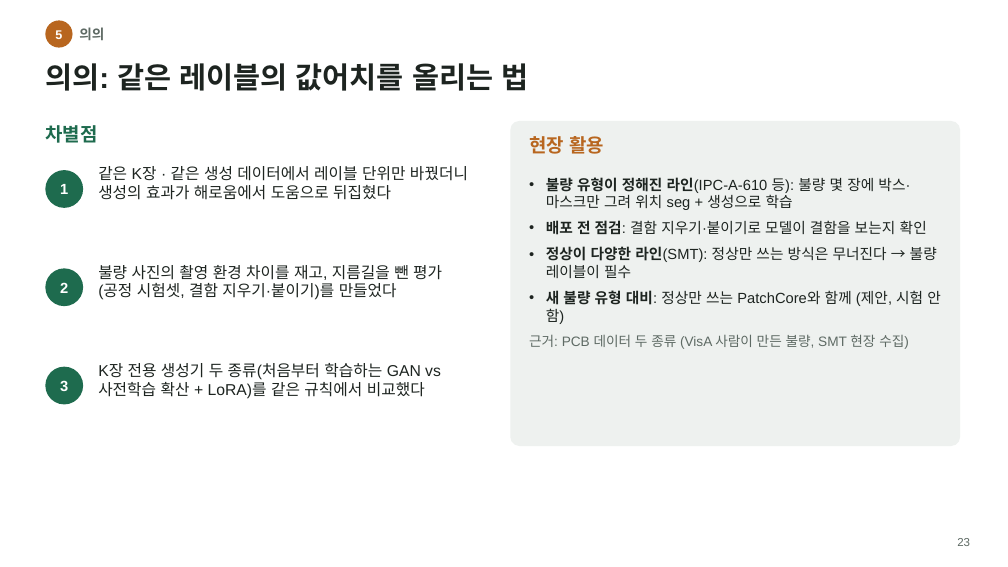
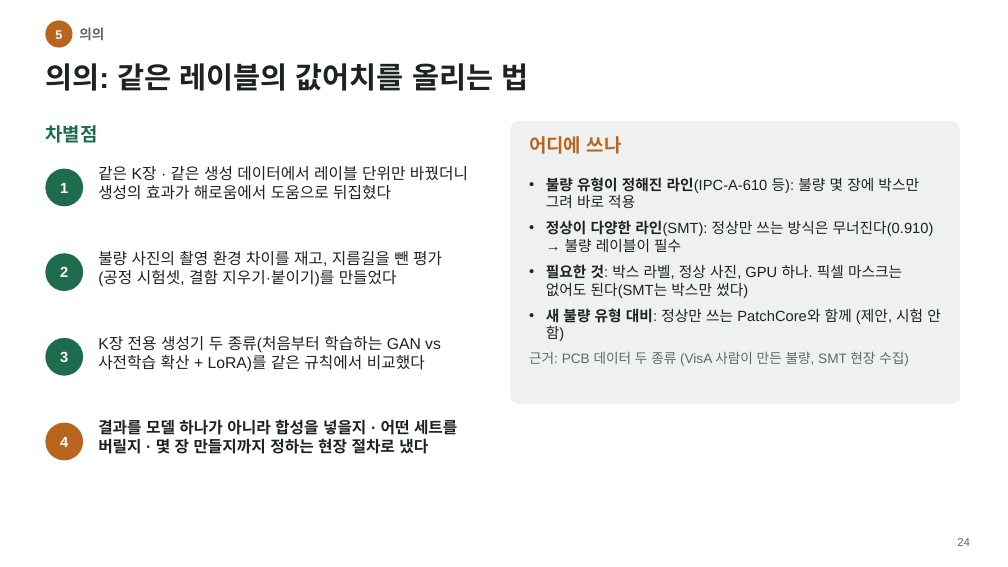
Before and after one commit to Junho-YEO-maker/26_2_DeepLearning, a slide deck: slide 24 of PCB_AD_presentation.pptx (slide 23 before the commit). Drawn at 1008x567 pixels with LibreOffice and Linux fonts; fonts in the diff are those of the drawing. Boxes give left, top, right and bottom in pixels: in the first picture for what was removed or moved away, otherwise in the second. Text is boxed around its words. In the diff, an @@ line names an element or a change of style, - is before the commit and + after.

```diff
--- a/PCB_AD_presentation.pptx
+++ b/PCB_AD_presentation.pptx
@@ rounded rectangle: place and size @@
-rounded rectangle at (510, 121, 960, 446)
+rounded rectangle at (510, 121, 960, 405)
@@ rounded rectangle at (510, 121, 960, 405): proportions changed @@
@@ text at (529, 136, 622, 154): text changed @@
-현장 활용
+어디에 쓰나
@@ text at (546, 175, 934, 298): text changed @@
-• 불량 유형이 정해진 라인(IPC-A-610 등): 불량 몇 장에 박스·마스크만 그려 위치 seg + 생성으로 학습
-• 배포 전 점검: 결함 지우기·붙이기로 모델이 결함을 보는지 확인
-• 정상이 다양한 라인(SMT): 정상만 쓰는 방식은 무너진다 → 불량 레이블이 필수
+• 불량 유형이 정해진 라인(IPC-A-610 등): 불량 몇 장에 박스만 그려 바로 적용
+• 정상이 다양한 라인(SMT): 정상만 쓰는 방식은 무너진다(0.910) → 불량 레이블이 필수
+• 필요한 것: 박스 라벨, 정상 사진, GPU 하나. 픽셀 마스크는 없어도 된다(SMT는 박스만 썼다)
@@ ellipse "2": place and size @@
-ellipse "2" at (45, 268, 83, 306)
+ellipse "2" at (45, 253, 83, 291)
@@ text "불량 사진의 촬영 환경 차이를 ...": place and size @@
-text "불량 사진의 촬영 환경 차이를 ..." at (98, 265, 442, 300)
+text "불량 사진의 촬영 환경 차이를 ..." at (98, 251, 442, 287)
@@ ellipse "3": place and size @@
-ellipse "3" at (45, 367, 83, 405)
+ellipse "3" at (45, 338, 83, 376)
@@ text "K장 전용 생성기 두 종류(처음부터 ...": place and size @@
-text "K장 전용 생성기 두 종류(처음부터 ..." at (98, 363, 441, 399)
+text "K장 전용 생성기 두 종류(처음부터 ..." at (98, 336, 441, 372)
@@ text added at (98, 419, 457, 454), 15 pt, text #1D2420, bold @@
+결과를 모델 하나가 아니라 합성을 넣을지 · 어떤 세트를 버릴지 · 몇 장 만들지까지 정하는 현장 절차로 냈다
@@ ellipse added at (45, 423, 83, 461), fill #B8661F, 14 pt, text #FFFFFF, bold @@
+4
@@ text at (957, 538, 970, 546): text changed @@
-23
+24
```
Also in this commit, not shown: 25 other slides changed, 2 slides added, 2 other files.
